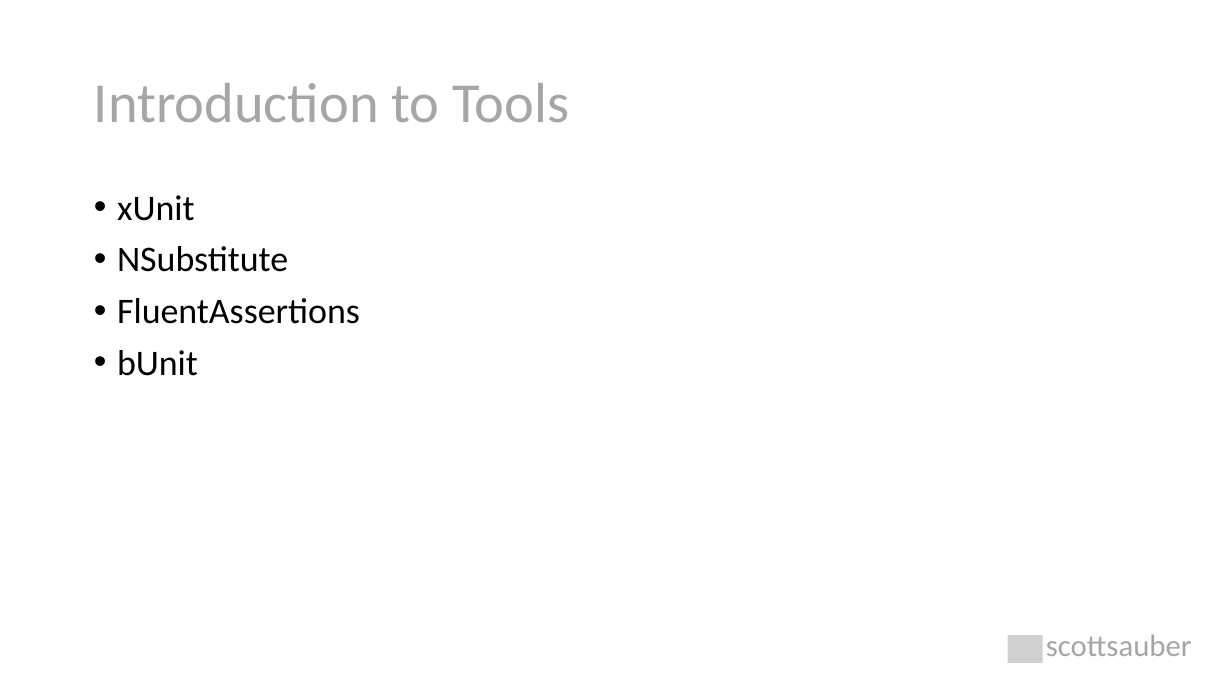
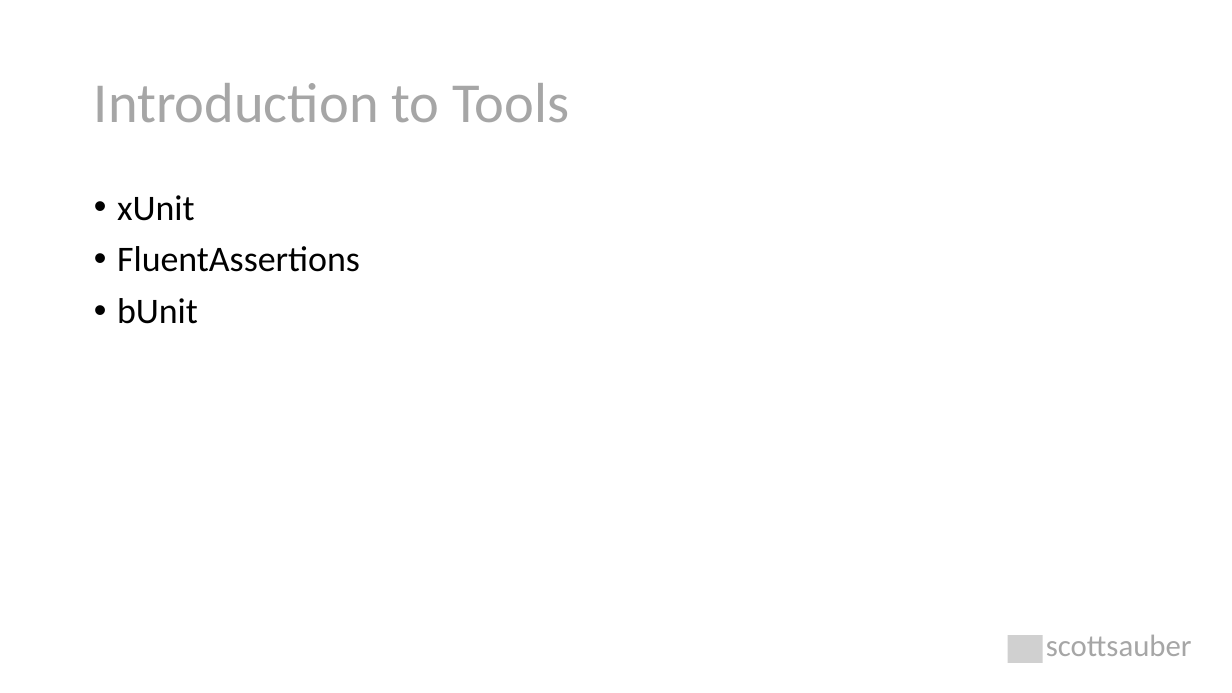
Before and after one commit to scottsauber/talks, a slide deck: slide 12 of 2023-11-09-JetBrains-TDDWithBlazor/TDD with Blazor.pptx. Drawn at 1232x693 pixels with LibreOffice and Linux fonts; fonts in the diff are those of the drawing; grey boxes stand for pictures. Boxes give left, top, right and bottom in pixels: in the first picture for what was removed or moved away, otherwise in the second. Text is boxed around its words. In the diff, an @@ line names an element or a change of style, - is before the commit and + after.

```diff
--- a/2023-11-09-JetBrains-TDDWithBlazor/TDD with Blazor.pptx
+++ b/2023-11-09-JetBrains-TDDWithBlazor/TDD with Blazor.pptx
@@ text at (x1=117, y1=246, x2=288, y2=272): paragraph removed @@
-• NSubstitute
```
Also in this commit, not shown: 8 other slides changed, 9 slides added, 3 slides removed, 6 other files.
